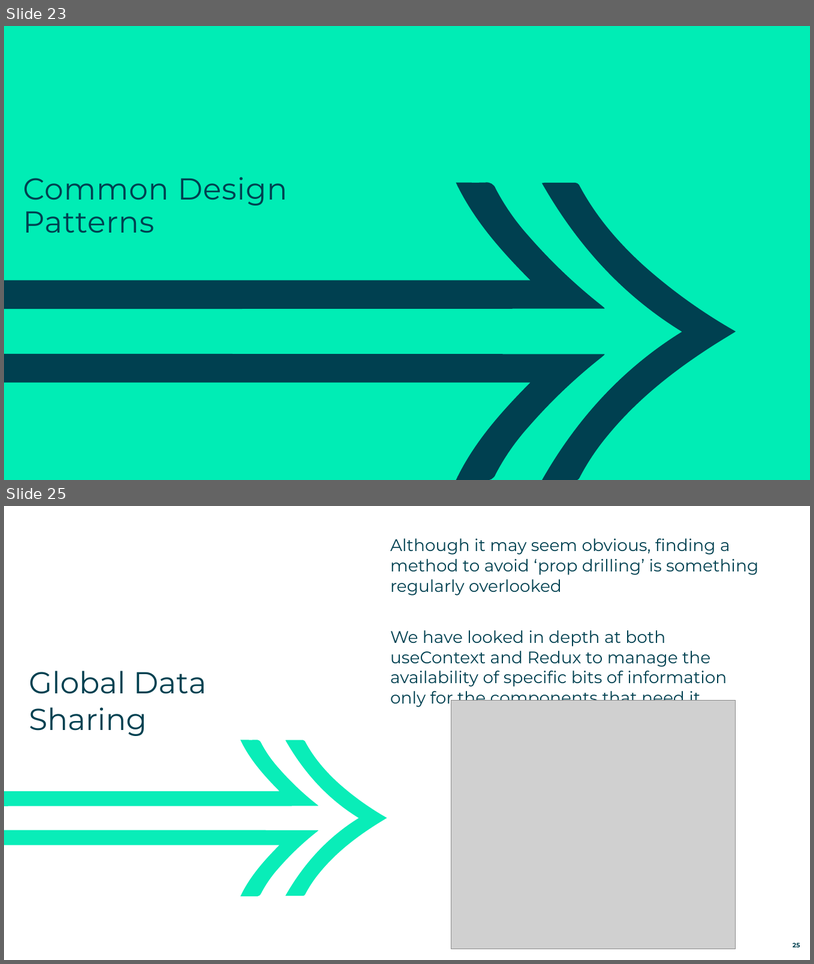
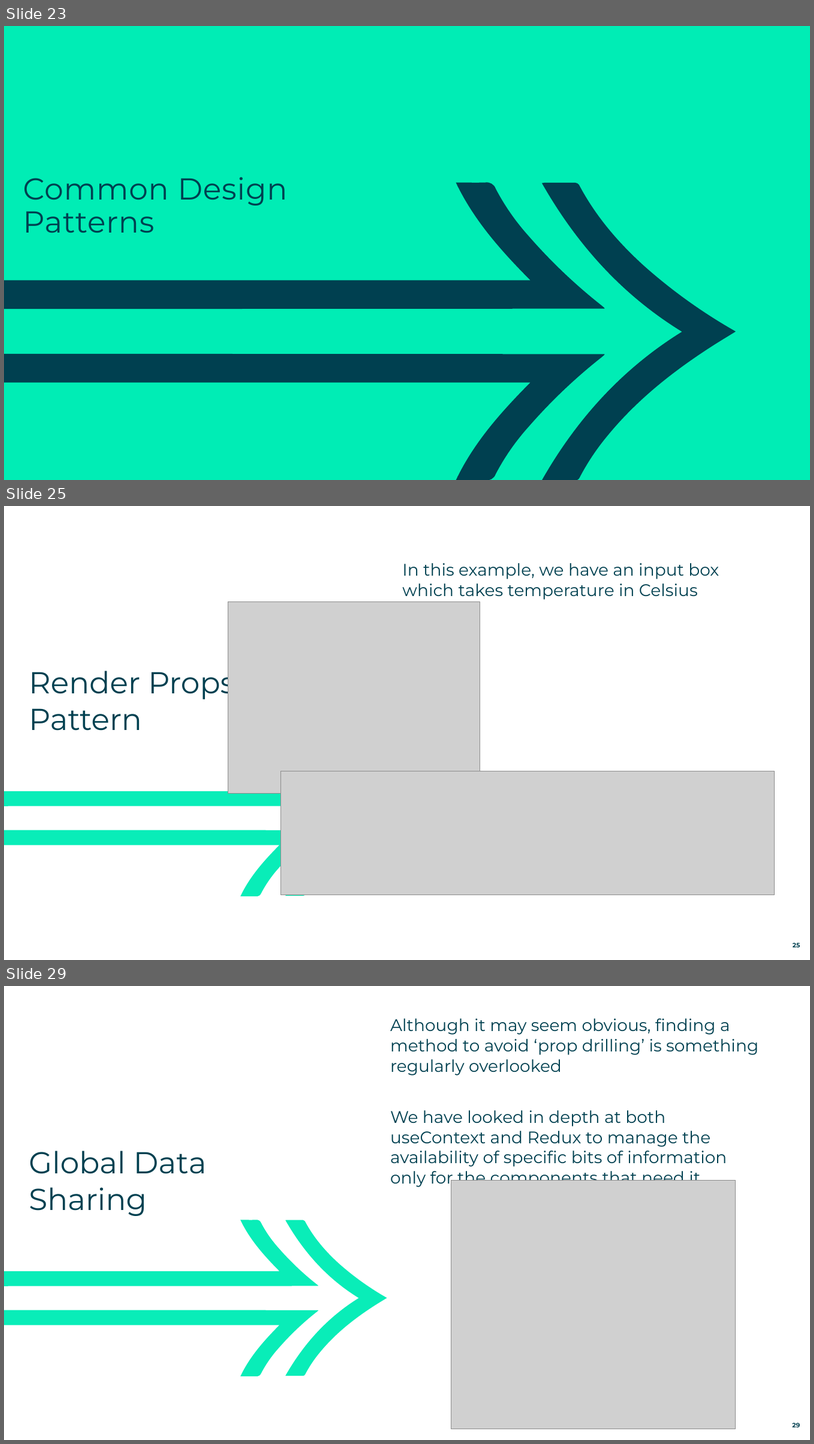
Before and after one commit to AndySmithQA/QAADVREACTJS-Tutor, a slide deck: Day5/5-Patterns.pptx. Shown one above the other, each under a label of ours: slides 23 and 25 before the commit, slides 23, 25 and 29 after it; the slides between them are not shown. The pictures are 814x964 and 814x1444 pixels, drawn with LibreOffice and Linux fonts; fonts in the diff are those of the drawing; grey boxes stand for pictures. Boxes give left, top, right and bottom in pixels: in the first picture for what was removed or moved away, otherwise in the second. Text is boxed around its words. In the diff, an @@ line names an element or a change of style, - is before the commit and + after.

Commit message:
RenderProps addition to day 5

```diff
--- a/Day5/5-Patterns.pptx
+++ b/Day5/5-Patterns.pptx
@@ slide 25 added at bbox=[4, 506, 810, 960], background #FFFFFF; not listed: 3 template elements that a slide beside it also shows @@
@@ text added at bbox=[402, 563, 719, 600], 20 pt, text #004050 @@
+In this example, we have an input box which takes temperature in Celsius
@@ picture added at bbox=[228, 601, 480, 793] @@
@@ text added at bbox=[29, 664, 235, 730], 36 pt, text #004050 @@
+Render Props Pattern
@@ picture added at bbox=[281, 771, 774, 894] @@
@@ page number added at bbox=[793, 942, 801, 947], 7.6 pt, text #004050, bold @@
+25
@@ what was slide 25 is now slide 29 @@
```
Also in this commit, not shown: 1 slide changed, 3 other slides added, 14 other files.
